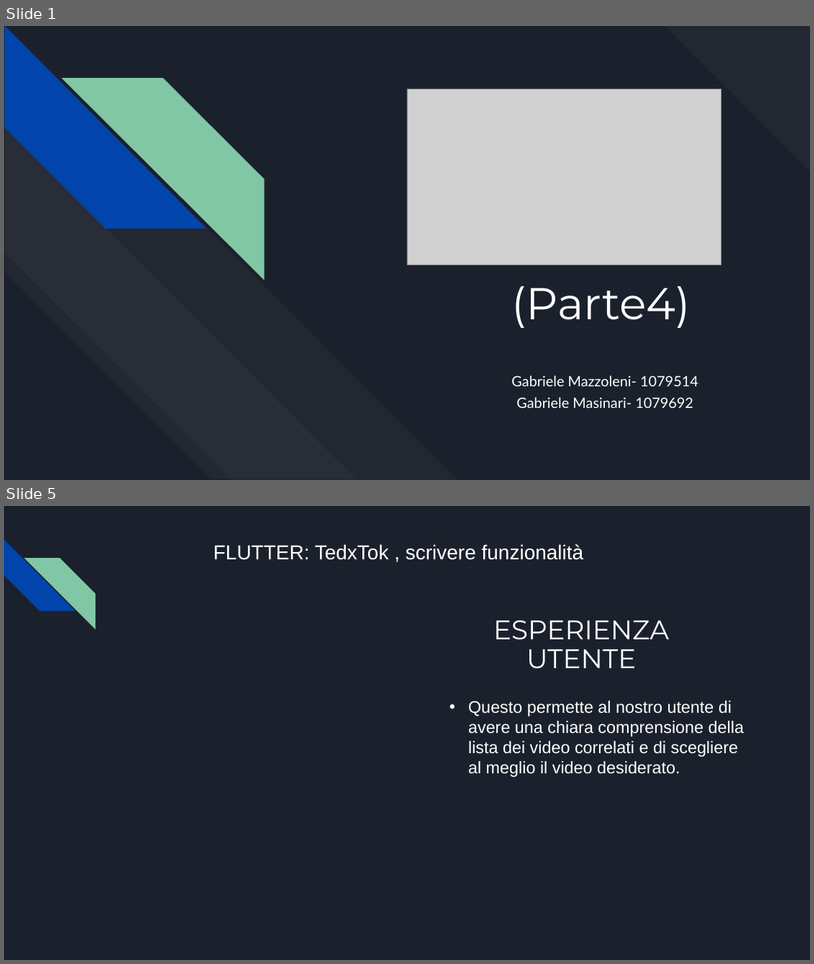
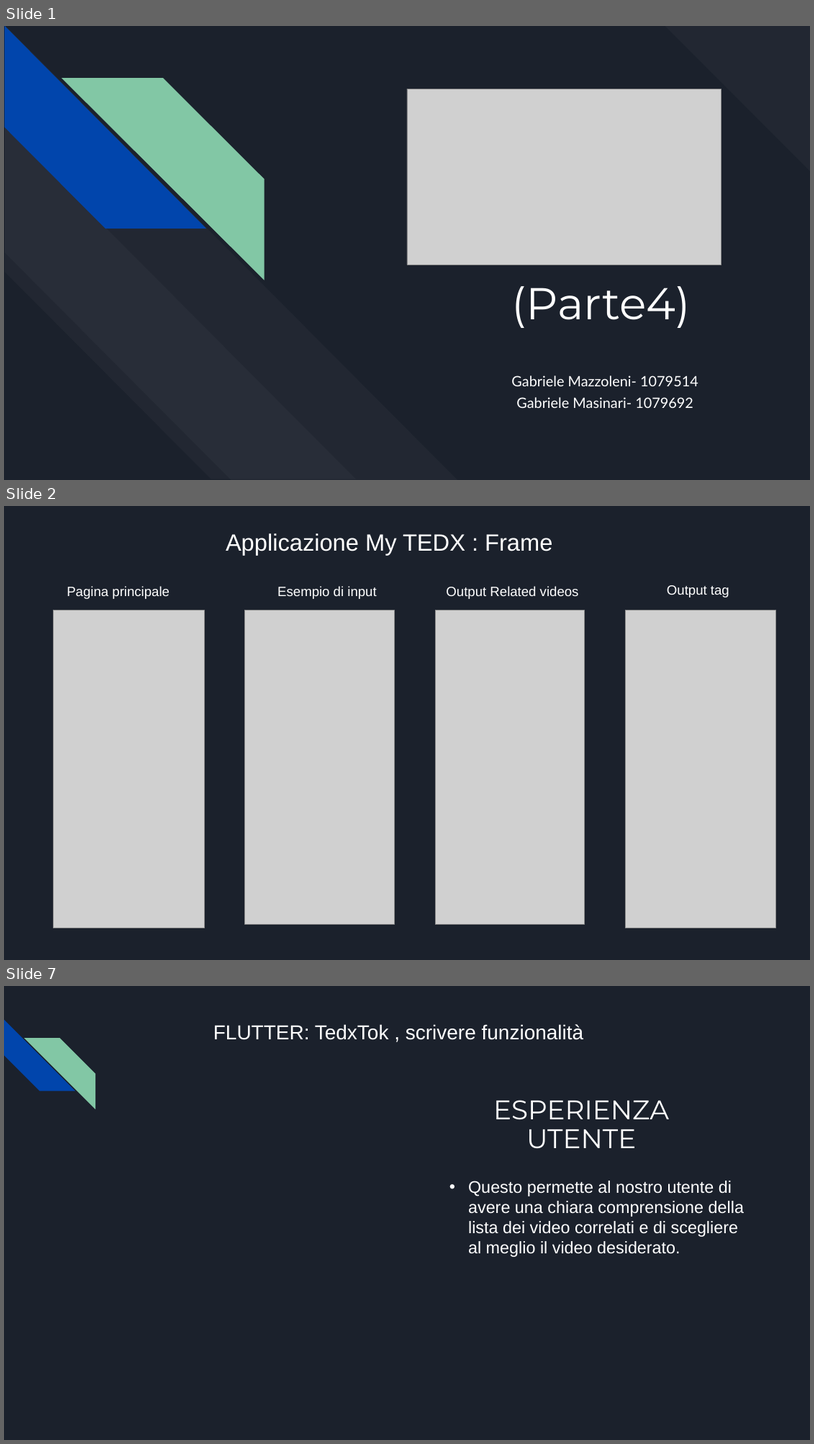
Before and after one commit to Gabriele-Mazzoleni/Progetti_Tec_Cloud_Mobile_2024, a slide deck: Parte 4/Presentazione TedxTok(parte 4).pptx. Shown one above the other, each under a label of ours: slides 1 and 5 before the commit, slides 1, 2 and 7 after it; the slides between them are not shown. The pictures are 814x964 and 814x1444 pixels, drawn with LibreOffice and Linux fonts; fonts in the diff are those of the drawing; grey boxes stand for pictures. Boxes give left, top, right and bottom in pixels: in the first picture for what was removed or moved away, otherwise in the second. Text is boxed around its words. In the diff, an @@ line names an element or a change of style, - is before the commit and + after.

```diff
--- a/Parte 4/Presentazione TedxTok(parte 4).pptx
+++ b/Parte 4/Presentazione TedxTok(parte 4).pptx
@@ slide 2 added at <box>4,506,810,960</box>, background #1B212C @@
@@ text added at <box>226,533,553,555</box>, 28 pt, text #FFFFFF @@
+Applicazione My TEDX : Frame
@@ text added at <box>67,586,170,599</box>, 16 pt, text #FFFFFF @@
+Pagina principale
@@ text added at <box>278,586,376,599</box>, 16 pt, text #FFFFFF @@
+Esempio di input
@@ text added at <box>446,586,579,599</box>, 16 pt, text #FFFFFF @@
+Output Related videos
@@ text added at <box>667,585,730,597</box>, 16 pt, text #FFFFFF @@
+Output tag
@@ picture added at <box>53,610,203,928</box> @@
@@ picture added at <box>245,610,395,924</box> @@
@@ picture added at <box>435,610,585,924</box> @@
@@ picture added at <box>625,610,776,928</box> @@
@@ what was slide 5 is now slide 7 @@
```
Also in this commit, not shown: 1 slide changed, 3 other slides added, 3 slides removed, 12 other files.
